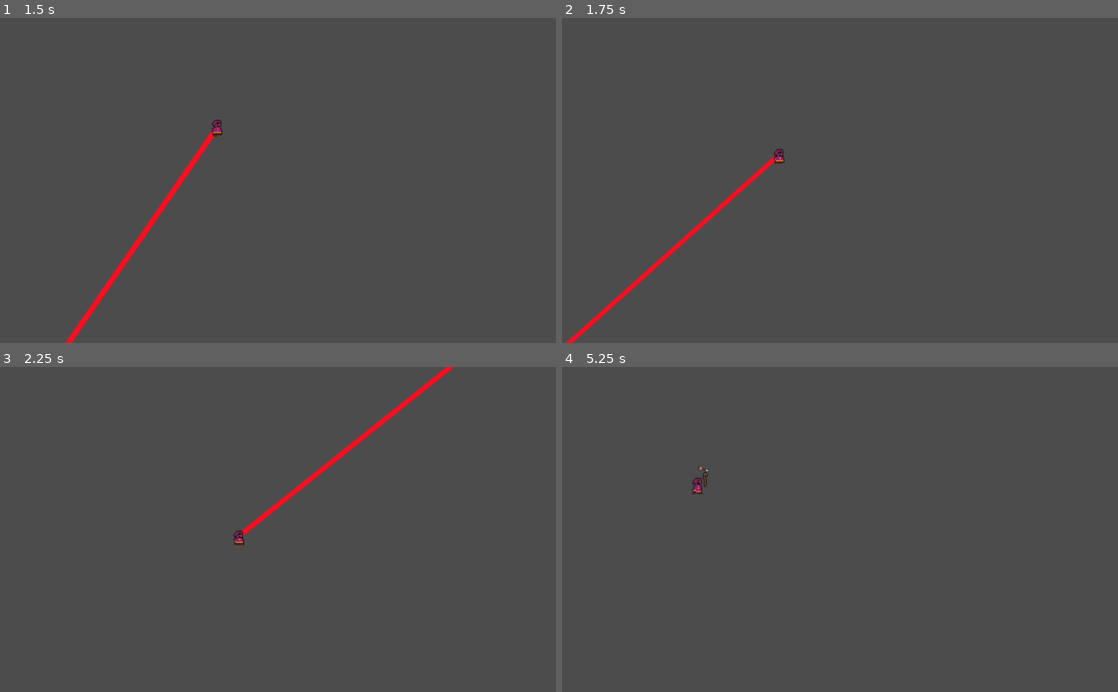
Above: before the commit, frames 1-4 (two rows, left to right).
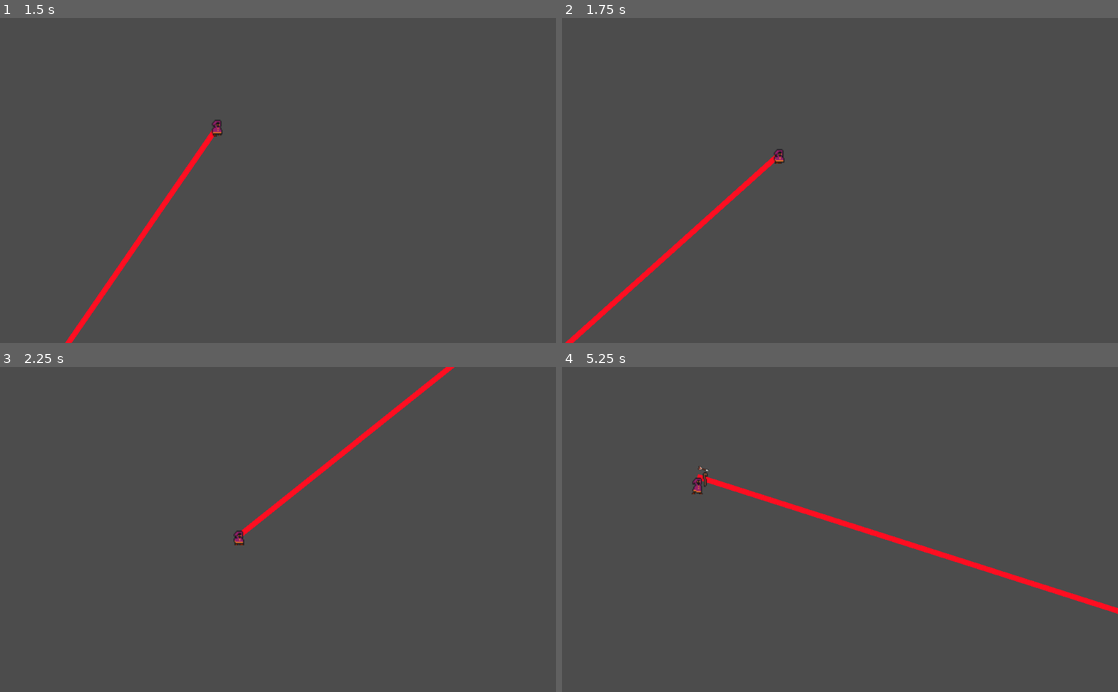
Above: after the commit, the same moments.

Repository: ohchaseoh/TheProtagonist
Game: Godot game, scene res://PlayerTester.tscn
Same seed, same stepped clock (60 frames per second), same inputs: the game is played once before the commit and once after it. The project has no main scene, so this scene is started directly.
Inputs (mouse positions are in pixels of both pictures, inside the frame that each line leads up to):
- Up to frame 1 (1.5 s): tap Enter at 0.5 s; move the mouse to (400, 164) at 0.52 s; hold D (move_right) 0.53-1.28 s; hold L (laser) 0.53-1.28 s; click (400, 164) at 0.67 s; tap K (alwaysOn, bound only after the commit) at 0.8, 1.35 s; move the mouse to (166, 196) at 1.27 s; hold S (move_down) from 1.28 s (still down)
- Up to frame 2 (1.75 s): keep holding S (move_down); tap L (laser) at 1.55 s
- Up to frame 3 (2.25 s): move the mouse to (333, 458) at 2.02 s; release S (move_down) at 2.03 s; hold D (move_right) from 2.03 s (still down); hold L (laser) from 2.03 s (still down)
- Up to frame 4 (5.25 s): tap K (alwaysOn, bound only after the commit) at 2.3 s; move the mouse to (812, 594) at 2.77 s; release D (move_right) at 2.78 s; release L (laser) at 2.78 s; hold W (move_up) 2.78-3.53 s; click (812, 594) at 2.85 s; tap L (laser) at 3.05, 4.35 s; move the mouse to (1006, 578) at 3.52 s; hold K (alwaysOn, bound only after the commit) 3.53-4.28 s; hold A (move_left) 3.53-5.03 s; move the mouse to (673, 480) at 4.27 s; move the mouse to (867, 529) at 5.02 s; hold S (move_down) from 5.03 s (still down); hold K (alwaysOn, bound only after the commit) from 5.03 s (still down); click (867, 529) at 5.17 s

Frame 1 is identical in both runs. In frame 2, 0.3% of the frame differs, in the area x 0-39%, y 42-100%; in frame 3, 0.1%; in frame 4, 1.4%, in the area x 24-100%, y 32-77%.

Commit message:
alwaysOn

Diff:
--- a/Player.gd
+++ b/Player.gd
@@ -68,6 +68,17 @@
 		l.queue_free()
 		l.is_casting = false
 
+	if Input.is_action_pressed("alwaysOn"):
+		var l1 = laser.instance()
+		$CollisionShape2D.add_child(l1)
+		l1.player_position = self.get_global_position()
+		l1.is_casting = true
+
+
+
+
+
+
 
 		#gets the direction to the mouse click
 
--- a/project.godot
+++ b/project.godot
@@ -54,6 +54,21 @@
 "events": [ Object(InputEventKey,"resource_local_to_scene":false,"resource_name":"","device":0,"alt":false,"shift":false,"control":false,"meta":false,"command":false,"pressed":false,"scancode":76,"physical_scancode":0,"unicode":0,"echo":false,"script":null)
  ]
 }
+alwaysOn={
+"deadzone": 0.5,
+"events": [ Object(InputEventKey,"resource_local_to_scene":false,"resource_name":"","device":0,"alt":false,"shift":false,"control":false,"meta":false,"command":false,"pressed":false,"scancode":75,"physical_scancode":0,"unicode":0,"echo":false,"script":null)
+ ]
+}
+beam={
+"deadzone": 0.5,
+"events": [ Object(InputEventKey,"resource_local_to_scene":false,"resource_name":"","device":0,"alt":false,"shift":false,"control":false,"meta":false,"command":false,"pressed":false,"scancode":74,"physical_scancode":0,"unicode":0,"echo":false,"script":null)
+ ]
+}
+beamOff={
+"deadzone": 0.5,
+"events": [ Object(InputEventKey,"resource_local_to_scene":false,"resource_name":"","device":0,"alt":false,"shift":false,"control":false,"meta":false,"command":false,"pressed":false,"scancode":72,"physical_scancode":0,"unicode":0,"echo":false,"script":null)
+ ]
+}
 
 [physics]
 
